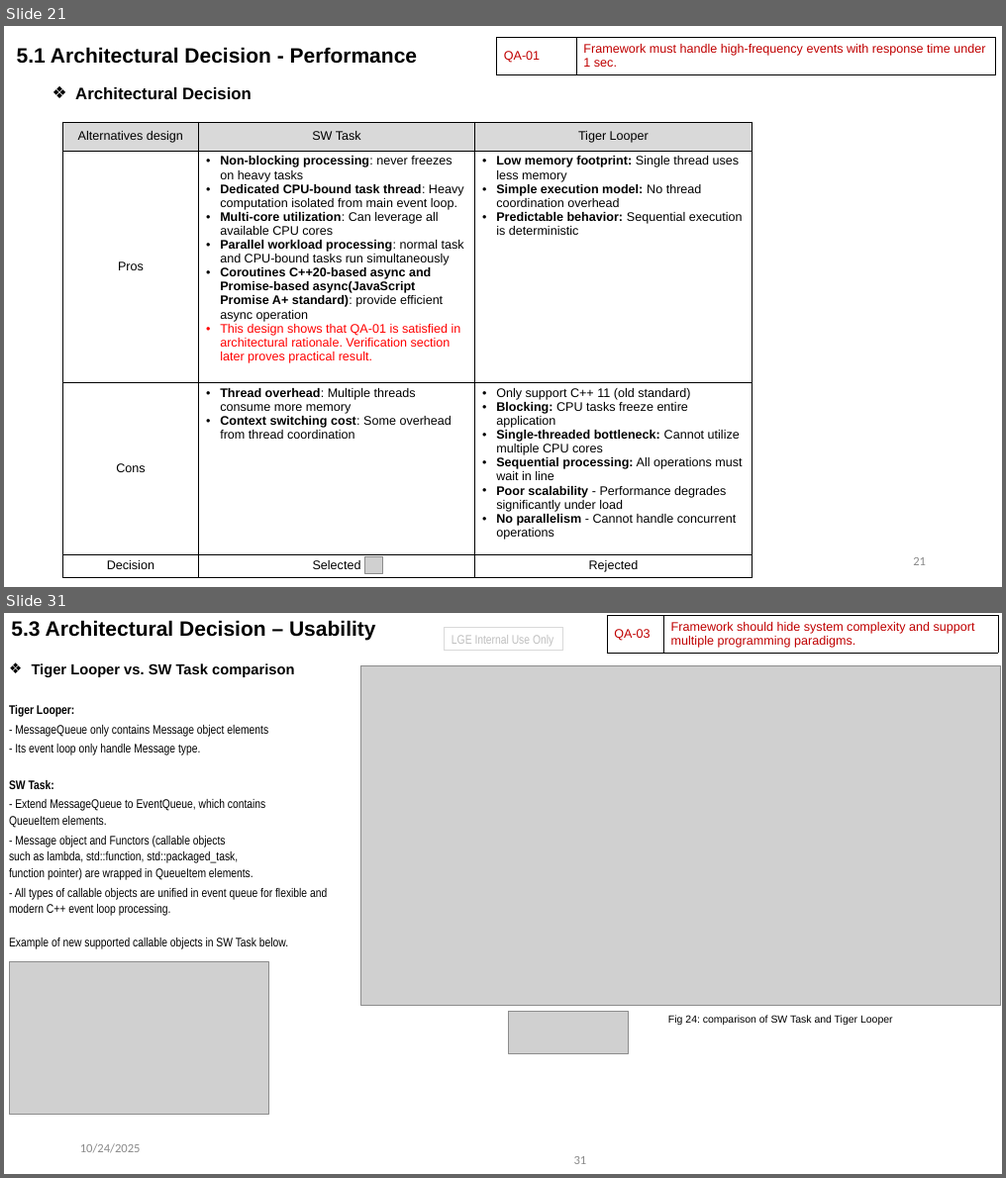
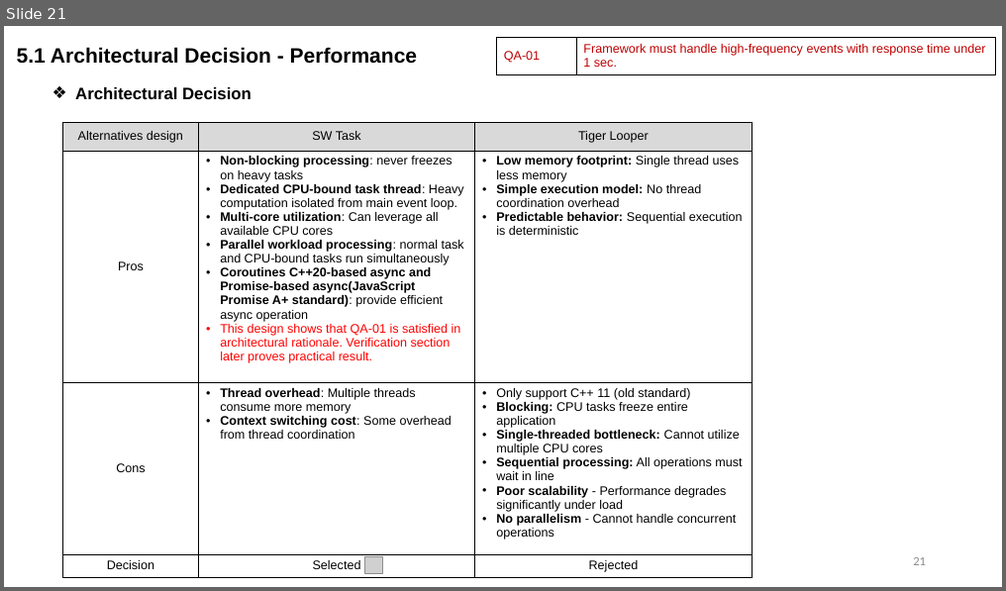
Before and after one commit to taikt/sw_task, a slide deck: doc/2025_SW_Task_Event_Loop_tai2.tran_v1.5.pptx. Shown one above the other, each under a label of ours: slides 21 and 31 before the commit, slide 21 after it; the slides between them are not shown. The pictures are 1006x1178 and 1006x591 pixels, drawn with LibreOffice and Linux fonts; fonts in the diff are those of the drawing; grey boxes stand for pictures. Boxes give left, top, right and bottom in pixels: in the first picture for what was removed or moved away, otherwise in the second. Text is boxed around its words. In the diff, an @@ line names an element or a change of style, - is before the commit and + after.

```diff
--- a/doc/2025_SW_Task_Event_Loop_tai2.tran_v1.5.pptx
+++ b/doc/2025_SW_Task_Event_Loop_tai2.tran_v1.5.pptx
@@ slide 31 removed at (x1=4, y1=613, x2=1002, y2=1174), background #FFFFFF @@
@@ text removed at (x1=11, y1=620, x2=376, y2=640) @@
-5.3 Architectural Decision – Usability
@@ rectangle removed at (x1=445, y1=628, x2=562, y2=651) @@
-LGE Internal Use Only
@@ table removed at (x1=607, y1=615, x2=998, y2=653), 1 rows, 2 columns @@
-QA-03 | Framework should hide system complexity and support multiple programming paradigms.
@@ text removed at (x1=9, y1=663, x2=327, y2=950) @@
-❖ Tiger Looper vs. SW Task comparison
-Tiger Looper:
-- MessageQueue only contains Message object elements
-- Its event loop only handle Message type.
-SW Task:
-- Extend MessageQueue to EventQueue, which contains
-QueueItem elements.
-- Message object and Functors (callable objects
-such as lambda, std::function, std::packaged_task,
-function pointer) are wrapped in QueueItem elements.
-- All types of callable objects are unified in event queue for flexible and modern C++ event loop processing.
-Example of new supported callable objects in SW Task below.
@@ picture removed at (x1=361, y1=665, x2=1001, y2=1006) @@
@@ picture removed at (x1=9, y1=961, x2=269, y2=1115) @@
@@ picture removed at (x1=509, y1=1011, x2=628, y2=1054) @@
@@ text removed at (x1=668, y1=1015, x2=893, y2=1025) @@
-Fig 24: comparison of SW Task and Tiger Looper
@@ text removed at (x1=80, y1=1144, x2=141, y2=1154) @@
-10/24/2025
@@ page number removed at (x1=574, y1=1157, x2=587, y2=1164) @@
-31
```
Also in this commit, not shown: 41 slides changed.
